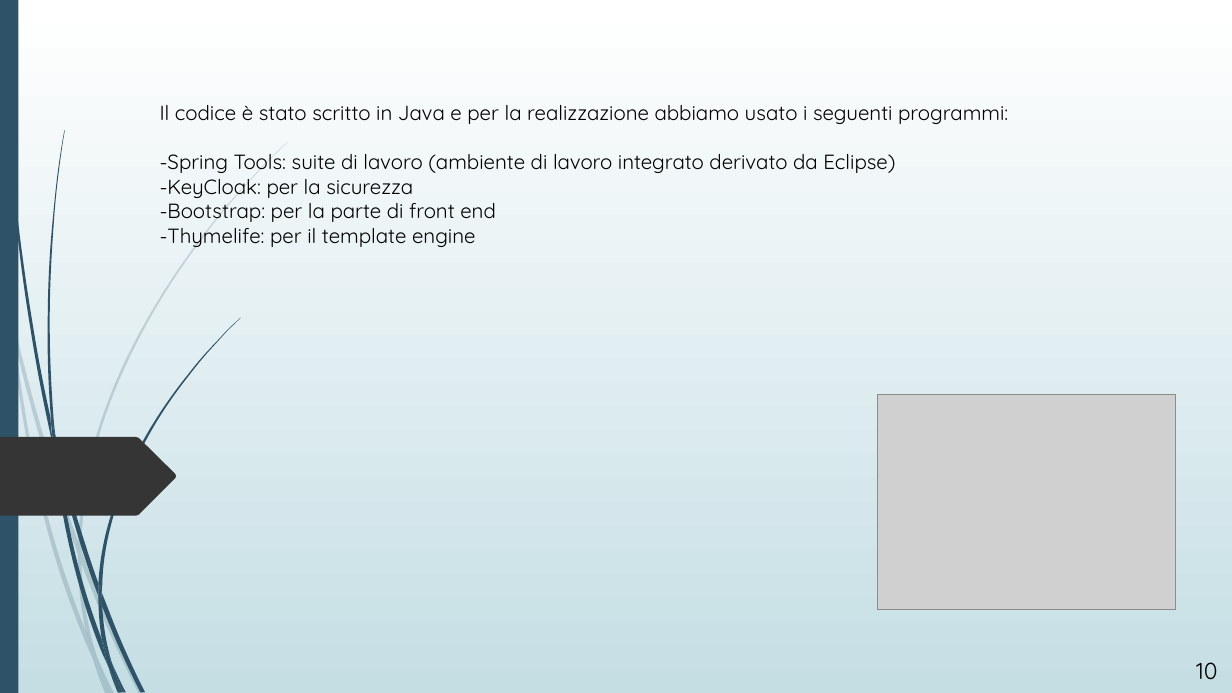
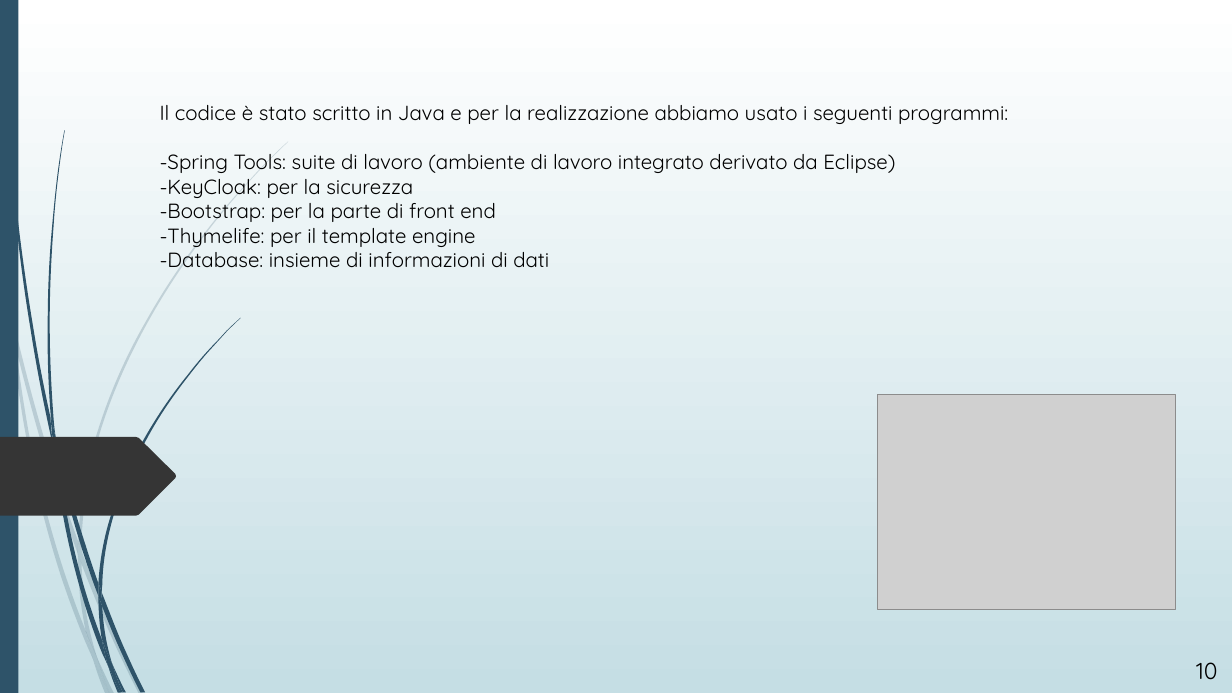
Before and after one commit to MatteoMa/MyAcquarium, a slide deck: slide 10 of presentazione applicazione.pptx. Drawn at 1232x693 pixels with LibreOffice and Linux fonts; fonts in the diff are those of the drawing; grey boxes stand for pictures. Boxes give left, top, right and bottom in pixels: in the first picture for what was removed or moved away, otherwise in the second. Text is boxed around its words. In the diff, an @@ line names an element or a change of style, - is before the commit and + after.

```diff
--- a/presentazione applicazione.pptx
+++ b/presentazione applicazione.pptx
@@ text at (160, 252, 549, 268): paragraph added @@
+-Database: insieme di informazioni di dati
```
Also in this commit, not shown: 1 slide added.
